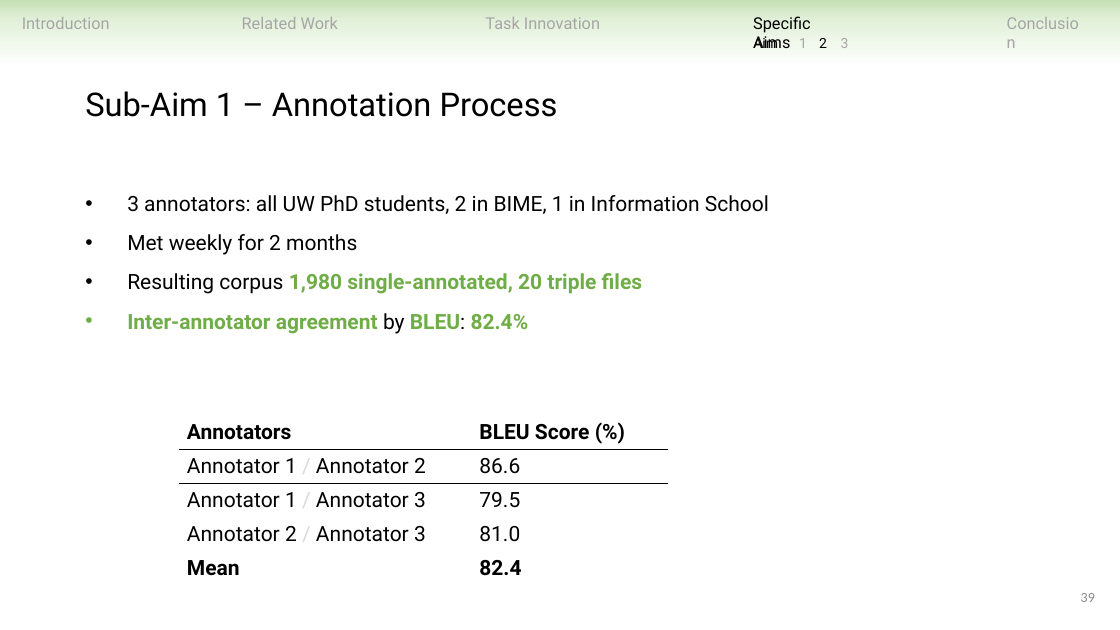
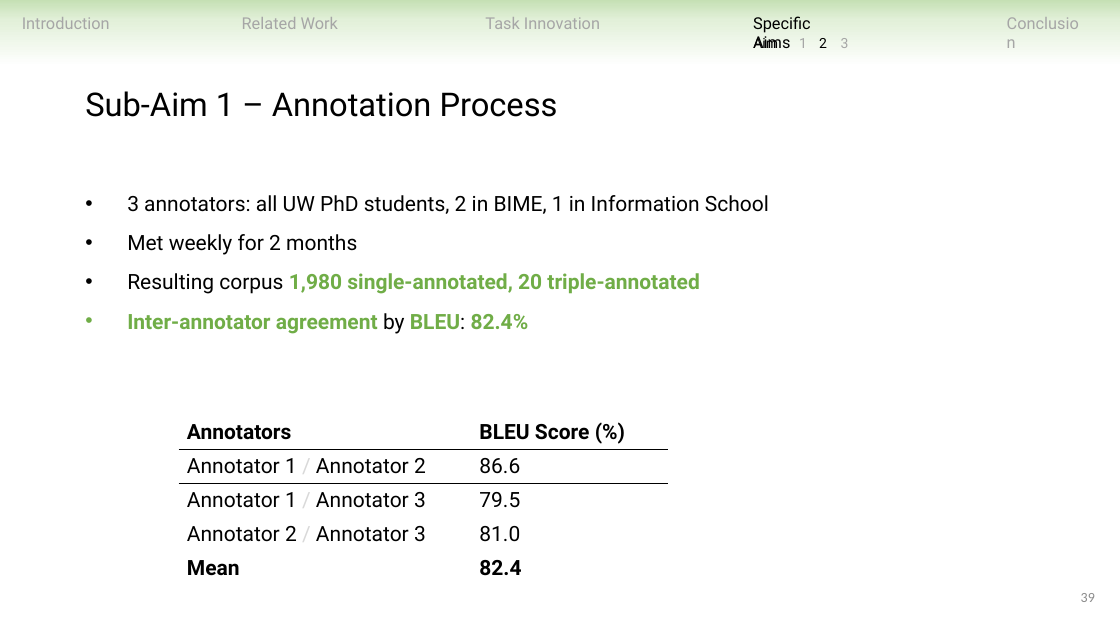
Before and after one commit to ndobb/dissertation, a slide deck: slide 39 of 4_general_exam/presentation/nic_dobbins_general_exam.pptx. Drawn at 1120x630 pixels with LibreOffice and Linux fonts; fonts in the diff are those of the drawing. Boxes give left, top, right and bottom in pixels: in the first picture for what was removed or moved away, otherwise in the second. Text is boxed around its words. In the diff, an @@ line names an element or a change of style, - is before the commit and + after.

```diff
--- a/4_general_exam/presentation/nic_dobbins_general_exam.pptx
+++ b/4_general_exam/presentation/nic_dobbins_general_exam.pptx
@@ text at (127,273,699,294): text changed @@
-• Resulting corpus 1,980 single-annotated, 20 triple files
+• Resulting corpus 1,980 single-annotated, 20 triple-annotated
```
Also in this commit, not shown: 21 other slides changed, 3 slides added, 1 slide removed.
